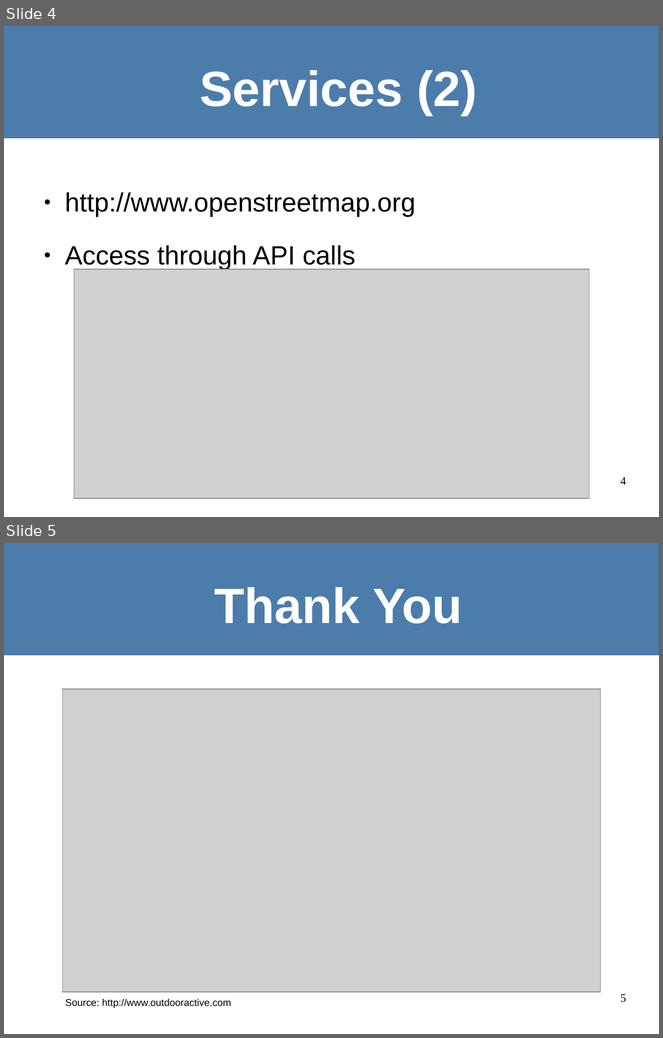
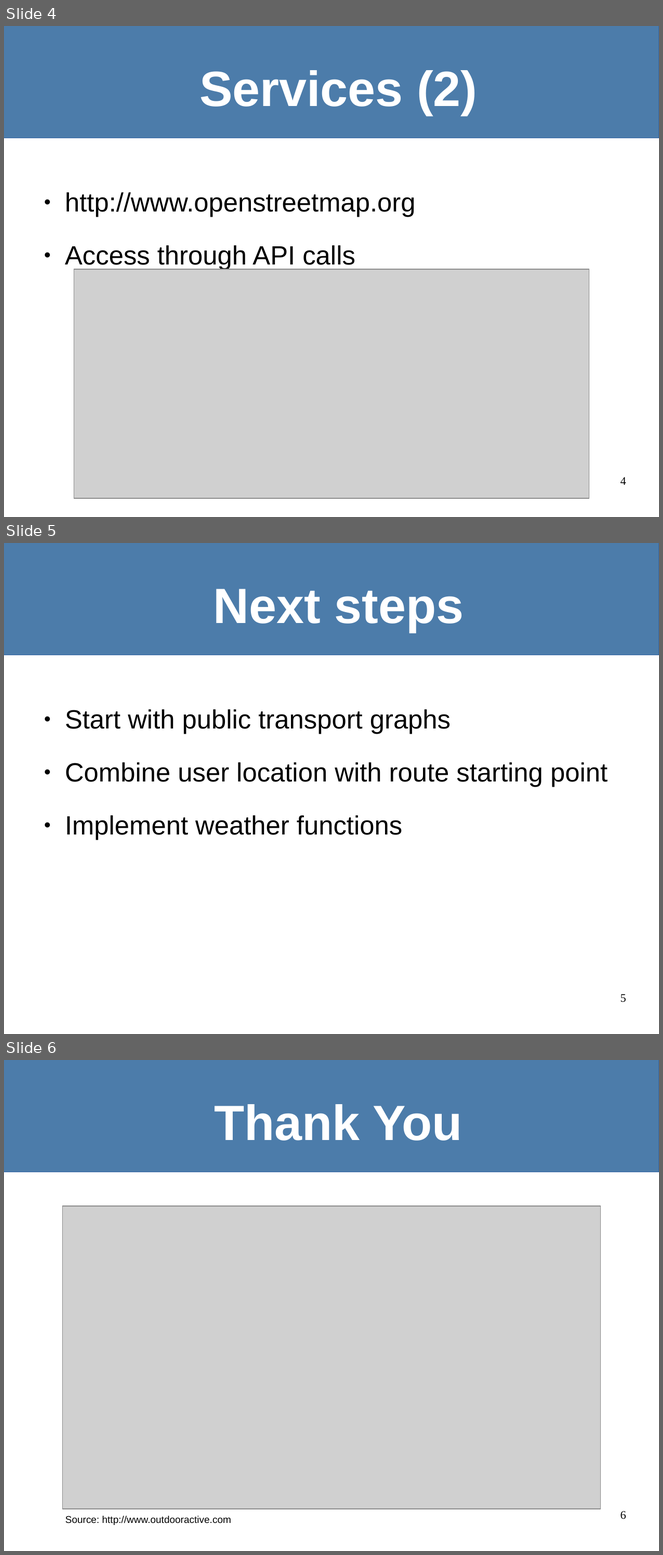
Before and after one commit to RaphaelHub/WebServices, a slide deck: 2015-11-24/presentation.odp. Shown one above the other, each under a label of ours: slides 4 and 5 before the commit, slides 4, 5 and 6 after it. The pictures are 663x1038 and 663x1555 pixels, drawn with LibreOffice and Linux fonts; fonts in the diff are those of the drawing; grey boxes stand for pictures. Boxes give left, top, right and bottom in pixels: in the first picture for what was removed or moved away, otherwise in the second. Text is boxed around its words. In the diff, an @@ line names an element or a change of style, - is before the commit and + after.

Commit message:
presentation update

```diff
--- a/2015-11-24/presentation.odp
+++ b/2015-11-24/presentation.odp
@@ slide 5 added at (4, 543, 659, 1034), background #FFFFFF @@
@@ rectangle added at (4, 543, 659, 655), fill #004586 at 70% opacity, outline #3465A4 0 pt @@
@@ title added at (214, 589, 464, 632), 60 pt, text #FFFFFF, bold @@
+Next steps
@@ text added at (65, 709, 608, 840), 32 pt, text #000000 @@
+● Start with public transport graphs
+● Combine user location with route starting point
+● Implement weather functions
@@ page number added at (621, 994, 626, 1003), 14 pt, text #000000 @@
+5
@@ what was slide 5 is now slide 6 @@
@@ page number at (621, 1511, 626, 1520): text changed @@
-5
+6
```
Also in this commit, not shown: 1 other file.
